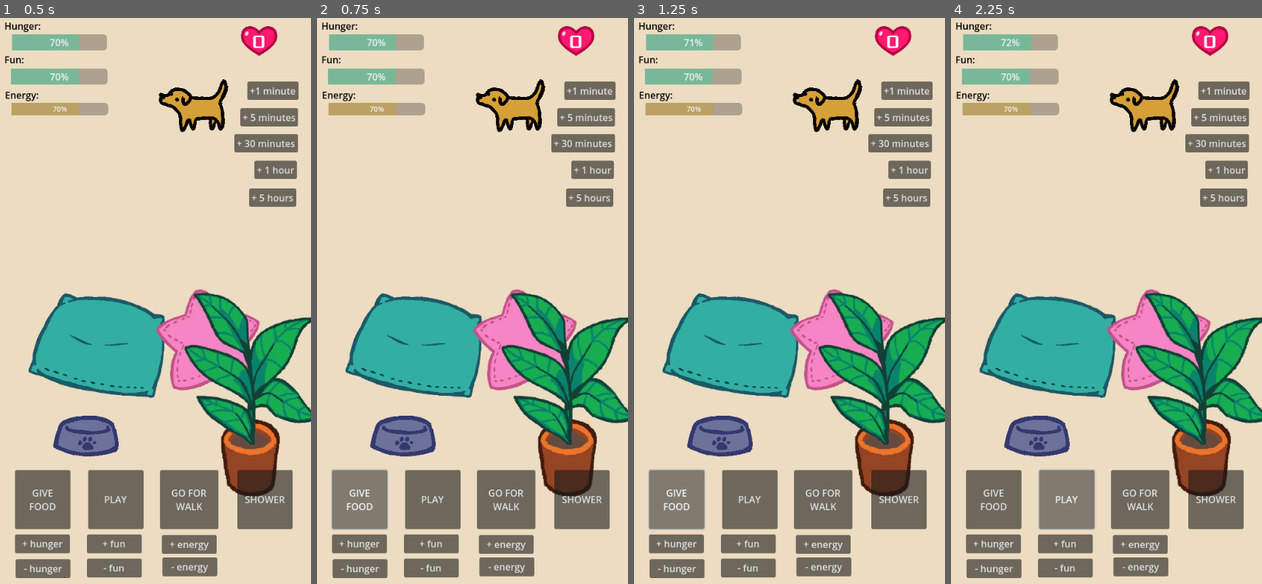
Above: before the commit, frames 1-4 (left to right).
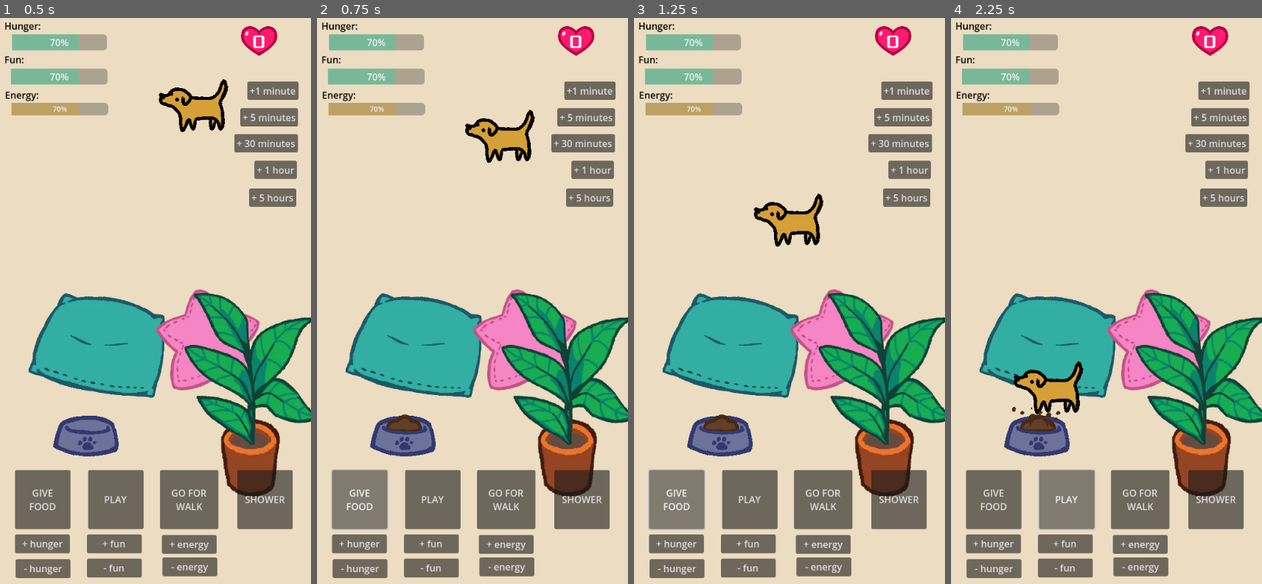
Above: after the commit, the same moments.

Repository: vibekeke/dog-game
Game: Godot game, scene res://home.tscn
Same seed, same stepped clock (60 frames per second), same inputs: the game is played once before the commit and once after it.
Inputs:
- Up to frame 1 (0.5 s): no input
- Up to frame 2 (0.75 s): click "GIVE FOOD" at 0.5 s
- Up to frame 3 (1.25 s): no input
- Up to frame 4 (2.25 s): click "PLAY" at 1.25 s; click "PLAY" at 2 s

Frame 1 is identical in both runs. In frame 2, 2.3% of the frame differs, in the area x 22-74%, y 10-74%; in frame 3, 2.5%; in frame 4, 2.6%, in the area x 17-74%, y 2-74%.
Error before the commit: Invalid access to property or key 'decay_increase' on a base object of type 'Dictionary'. (res://Dogs/StateMachine/eat_state.gd:23)

Commit message:
Eat State, Go to Eat, Food bowl
 pretty jank compared to the rest of the game, be sure to rethink it before moving on

Diff:
--- a/Dogs/StateMachine/eat_state.gd
+++ b/Dogs/StateMachine/eat_state.gd
@@ -8,19 +8,22 @@
 @onready var state_machine = $".."
 
 var eat_timer
+var currently_eating
 
 func _ready():
 	set_physics_process(false)
 	eat_timer = Timer.new()
 	eat_timer.wait_time = 2
 	eat_timer.timeout.connect(_on_eat_timer_timeout)
+	add_child(eat_timer)
 
 func _enter_state() -> void:
+	eat_timer.start()
 	dog.can_move = false
 	dog.decay_stats["hunger"]["decaying"] = false
 	dog.decay_stats["hunger"]["increasing"] = true
 
-	dog.multipliers["poop_level"]["decay_increase"] += 0.3
+	dog.multipliers["poop_level"]["decay_multiplier"] += 0.3
 
 func _exit_state() -> void:
 	eat_timer.stop()
@@ -28,9 +31,14 @@
 	dog.decay_stats["hunger"]["decaying"] = true
 	dog.decay_stats["hunger"]["increasing"] = false
 
-	dog.multipliers["poop_level"]["decay_increase"] -= 0.3
+	dog.multipliers["poop_level"]["decay_multiplier"] -= 0.3
 	#Will exit when finished eating, duhh.
+	dog.can_sleep = false
+	dog.can_eat = false
+
+func stop_eating():
+	state_machine.request_state("idle")
 
 func _on_eat_timer_timeout():
-	if dog.get_stat("hunger") > dog.max_stat:
+	if dog.get_stat("hunger") >= 120:
 		state_machine.request_state("idle")
--- /dev/null
+++ b/Dogs/StateMachine/goto_food_state.gd
@@ -0,0 +1,66 @@
+class_name GotoFoodState
+extends State
+
+
+var state_name = "goingfood"
+@onready var dog = $"../.."
+@onready var tick_timer = $"../..//TickTimer"
+@onready var state_machine = $".."
+var search_timer
+
+var target_food
+
+#TODO: Some sort of system for prioritizing food items.
+
+# Called when the node enters the scene tree for the first time.
+func _ready() -> void:
+	search_timer = Timer.new()
+	search_timer.wait_time = 2
+	search_timer.timeout.connect(_on_search_timer_timeout)
+	add_child(search_timer)
+
+
+func _enter_state() -> void:
+	search_timer.start()
+	#dog.set_physics_process(false)
+	#set_physics_process(true)
+	dog.can_sleep = false
+	search_for_food()
+
+
+func _exit_state() -> void:
+	search_timer.stop()
+	#dog.set_physics_process(true)
+	#set_physics_process(false)
+	dog.target_position = dog.global_position
+	dog.can_sleep = false
+
+# Called every frame. 'delta' is the elapsed time since the previous frame.
+#func _process(delta: float) -> void:
+	#pass
+
+func search_for_food():
+	if FoodManager.available_foods.size() > 0:
+		target_food = find_closest_food()
+		dog.target_position = target_food.global_position
+	else:
+		state_machine.request_state("idle")
+
+	if target_food:
+		await target_food.food_entered
+		await get_tree().create_timer(1.0).timeout
+		state_machine.request_state("eat")
+
+func find_closest_food():
+	var closest_food = null
+	var closest_distance = INF
+
+	for food in FoodManager.available_foods:
+		var distance = dog.global_position.distance_to(food.global_position)
+		if distance < closest_distance:
+			closest_food = food
+			closest_distance = distance
+	return closest_food
+
+func _on_search_timer_timeout():
+	search_for_food()
--- a/Dogs/StateMachine/idle_state.gd
+++ b/Dogs/StateMachine/idle_state.gd
@@ -9,25 +9,27 @@
 @onready var tick_timer = $"../../TickTimer"
 @onready var state_machine = $".."
 
-@onready var idle_timer = $"../../IdleTimer"
-
 var move_frequency = 5 #max amount of wait time.
 var min_distance = 80
 var max_distance = 300
 
+var idle_timer
 
 func _ready():
 	set_physics_process(false)
+
+	idle_timer = Timer.new()
 	idle_timer.wait_time = 4
-	idle_timer.start()
-
 	idle_timer.timeout.connect(on_idle_timer_timeout)
+	add_child(idle_timer)
 
 
 func _enter_state() -> void:
+	idle_timer.start()
 	pass
 
 func _exit_state() -> void:
+	idle_timer.stop()
 	pass
 
 
--- a/Dogs/StateMachine/sleep_state.gd
+++ b/Dogs/StateMachine/sleep_state.gd
@@ -14,9 +14,11 @@
 	sleep_timer = Timer.new()
 	sleep_timer.wait_time = 2
 	sleep_timer.timeout.connect(_on_sleep_timer_timeout)
+	add_child(sleep_timer)
 
 func _enter_state() -> void:
 	#remember to enable physics process if necessary.
+	sleep_timer.start()
 	dog.can_move = false
 	dog.sprite.flip_v = true
 	dog.decay_stats["energy"]["decaying"] = false
--- a/Dogs/StateMachine/state_machine.gd
+++ b/Dogs/StateMachine/state_machine.gd
@@ -7,6 +7,7 @@
 @onready var sleep_state = $SleepState
 @onready var idle_state = $IdleState
 @onready var eat_state = $EatState
+@onready var goto_food_state = $GotoFoodState
 
 var current_state : State
 
@@ -26,7 +27,7 @@
 		poop()
 
 
-	if dog.get_stat("energy") < 50 and current_state != eat_state:
+	if dog.get_stat("energy") < 50 and dog.can_sleep:
 		change_state(sleep_state)
 
 
@@ -56,6 +57,8 @@
 			change_state(idle_state)
 		"eat":
 			change_state(eat_state)
+		"goto_food":
+			change_state(goto_food_state)
 		_:
 			print("WARNING: Unknown state requested!")
 
--- a/Dogs/dog.gd
+++ b/Dogs/dog.gd
@@ -10,7 +10,12 @@
 var target_position = Vector2()
 var target_vector = Vector2()
 var sceen_size
+
 var can_move = true
+var can_pet = true
+var can_sleep = true
+var can_eat = true
+
 var last_position = Vector2()
 
 var stat_max = 120
@@ -185,7 +190,7 @@
 func _on_debug_stats_debug_button_pressed(type: String, value: float) -> void:
 	match type:
 		"food":
-			state_machine.request_state("eat")
+			state_machine.request_state("goto_food")
 		"walk":
 			return
 		"shower":
--- a/Dogs/dog.tscn
+++ b/Dogs/dog.tscn
@@ -6,6 +6,7 @@
 [ext_resource type="Texture2D" uid="uid://blwwd65qj7rob" path="res://Dogs/Untitled_Artwork.png" id="4_h0tuj"]
 [ext_resource type="Script" path="res://Dogs/StateMachine/idle_state.gd" id="4_p1ps6"]
 [ext_resource type="Script" path="res://Dogs/StateMachine/eat_state.gd" id="5_54gw0"]
+[ext_resource type="Script" path="res://Dogs/StateMachine/goto_food_state.gd" id="6_aho42"]
 
 [sub_resource type="SpriteFrames" id="SpriteFrames_xm03h"]
 animations = [{
@@ -37,9 +38,6 @@
 [node name="TickTimer" type="Timer" parent="."]
 autostart = true
 
-[node name="IdleTimer" type="Timer" parent="."]
-one_shot = true
-
 [node name="StateMachine" type="Node" parent="."]
 script = ExtResource("2_je2d1")
 
@@ -51,6 +49,9 @@
 
 [node name="EatState" type="Node" parent="StateMachine"]
 script = ExtResource("5_54gw0")
+
+[node name="GotoFoodState" type="Node" parent="StateMachine"]
+script = ExtResource("6_aho42")
 
 [node name="AnimatedSprite2D" type="AnimatedSprite2D" parent="."]
 texture_filter = 1
--- /dev/null
+++ b/Globals/FoodManager.gd
@@ -0,0 +1,16 @@
+extends Node
+
+
+signal fill_bowl_requested
+
+var available_foods = []
+
+func register_food(food : Node):
+	available_foods.append(food)
+
+func deregister_food(food : Node):
+	available_foods.erase(food)
+
+
+func request_fill_bowl():
+	emit_signal("fill_bowl_requested")
--- a/UI/debug_stats.gd
+++ b/UI/debug_stats.gd
@@ -6,6 +6,7 @@
 
 #To test functionality - foodbowl etc.
 func _on_foodbutton_pressed() -> void:
+	FoodManager.request_fill_bowl()
 	emit_signal("debug_button_pressed", "food", 0)
 
 func _on_walkbutton_pressed() -> void:
--- a/foodbowl.gd
+++ b/foodbowl.gd
@@ -4,15 +4,75 @@
 
 var bowl_fullness = 0
 
+var eating_dogs = [] #find a better variable name
+
 signal filled
 signal emptied
 
+signal food_entered(food)
+
 func _ready() -> void:
-	update_bowl_level()
+	update_bowl_animation()
 	$BowlSprite2D.play()
 
+	FoodManager.fill_bowl_requested.connect(fill_bowl)	#TODO: This will obviously be changed.
 
-func update_bowl_level():
+
+func fill_bowl() -> void:
+	bowl_fullness = 10
+	update_bowl_animation()
+	FoodManager.register_food(self)
+	emit_signal("food_entered", self)
+	if eating_dogs.size() > 0:
+		deplete_food()
+	#var anchor_position = $BowlAnchorA.global_position
+	#emit_signal("filled", anchor_position)
+
+#func _on_dog_started_eating() -> void:
+	#print("Dog bowl entered!" + str(bowl_fullness))
+	##Problem: Hvis hunden accidentally går inn i området
+	#update_eating_animation()
+	#depletionTimer.start()
+
+
+func _on_depletion_timer_timeout() -> void:
+	deplete_food()
+
+func deplete_food():
+	if bowl_fullness > 0:
+		bowl_fullness -= 1
+		eating_animation()
+		depletionTimer.start()
+	else:
+		for dog in eating_dogs:
+			dog.state_machine.request_state("idle")
+
+		update_bowl_animation()
+		depletionTimer.stop()
+
+	print(bowl_fullness)
+
+func _on_area_2d_area_entered(area: Area2D) -> void:
+	if area.get_parent().state_machine.current_state is GotoFoodState:
+		print("Dog is eligible! Please refactor this code when it's not 4.am")
+		##await area.get_parent().started_eating
+		#I think this thing will be goooood
+	emit_signal("food_entered", self)
+	deplete_food()
+	register_dog(area)
+
+func _on_area_2d_area_exited(area: Area2D) -> void:
+	unregister_dog(area)
+
+
+func unregister_dog(area: Area2D):
+	eating_dogs.erase(area.get_parent())
+
+func register_dog(area: Area2D):
+	eating_dogs.append(area.get_parent()) #Adds the dog to the script
+
+
+func update_bowl_animation():
 	if bowl_fullness == 0:
 		$BowlSprite2D.animation = "empty"
 	if bowl_fullness > 0 and bowl_fullness < 5:
@@ -20,35 +80,10 @@
 	if bowl_fullness > 5 and bowl_fullness <= 10:
 		$BowlSprite2D.animation = "full"
 
-func update_eating_animation():
+func eating_animation():
 	if bowl_fullness == 0:
 		$BowlSprite2D.animation = "empty"
 	if bowl_fullness in range(0, 5):
 		$BowlSprite2D.animation = "half_animated"
 	if bowl_fullness in range(5, 11):
 		$BowlSprite2D.animation = "full_animated"
-
-func _on_hud_hud_foodbutton_pressed() -> void:
-	bowl_fullness = 10
-	update_bowl_level()
-	var anchor_position = $BowlAnchorA.global_position
-	emit_signal("filled", anchor_position)
-
-func _on_dog_started_eating() -> void:
-	print("Dog bowl entered!" + str(bowl_fullness))
-	#Problem: Hvis hunden accidentally går inn i området
-	update_eating_animation()
-	depletionTimer.start()
-
-
-func _on_depletion_timer_timeout() -> void:
-	if bowl_fullness > 0:
-		bowl_fullness -= 1
-		update_eating_animation()
-		depletionTimer.start()
-	else:
-		emit_signal("emptied")
-		update_bowl_level()
-		depletionTimer.stop()
-
-	print(bowl_fullness)
--- a/foodbowl.tscn
+++ b/foodbowl.tscn
@@ -73,8 +73,8 @@
 [sub_resource type="CircleShape2D" id="CircleShape2D_s6pi0"]
 
 [sub_resource type="CapsuleShape2D" id="CapsuleShape2D_ojlsj"]
-radius = 43.0
-height = 128.0
+radius = 50.0
+height = 164.0
 
 [node name="FoodBowl" type="StaticBody2D"]
 script = ExtResource("1_j3bcm")
@@ -110,4 +110,5 @@
 wait_time = 0.5
 
 [connection signal="area_entered" from="Area2D" to="." method="_on_area_2d_area_entered"]
+[connection signal="area_exited" from="Area2D" to="." method="_on_area_2d_area_exited"]
 [connection signal="timeout" from="DepletionTimer" to="." method="_on_depletion_timer_timeout"]
--- a/project.godot
+++ b/project.godot
@@ -19,6 +19,7 @@
 
 Global="*res://Globals/Global.gd"
 TimeManager="*res://Globals/TimeManager.gd"
+FoodManager="*res://Globals/FoodManager.gd"
 
 [display]
 
Not shown: 1 places in Dogs/dog.tscn that only renumber resources
